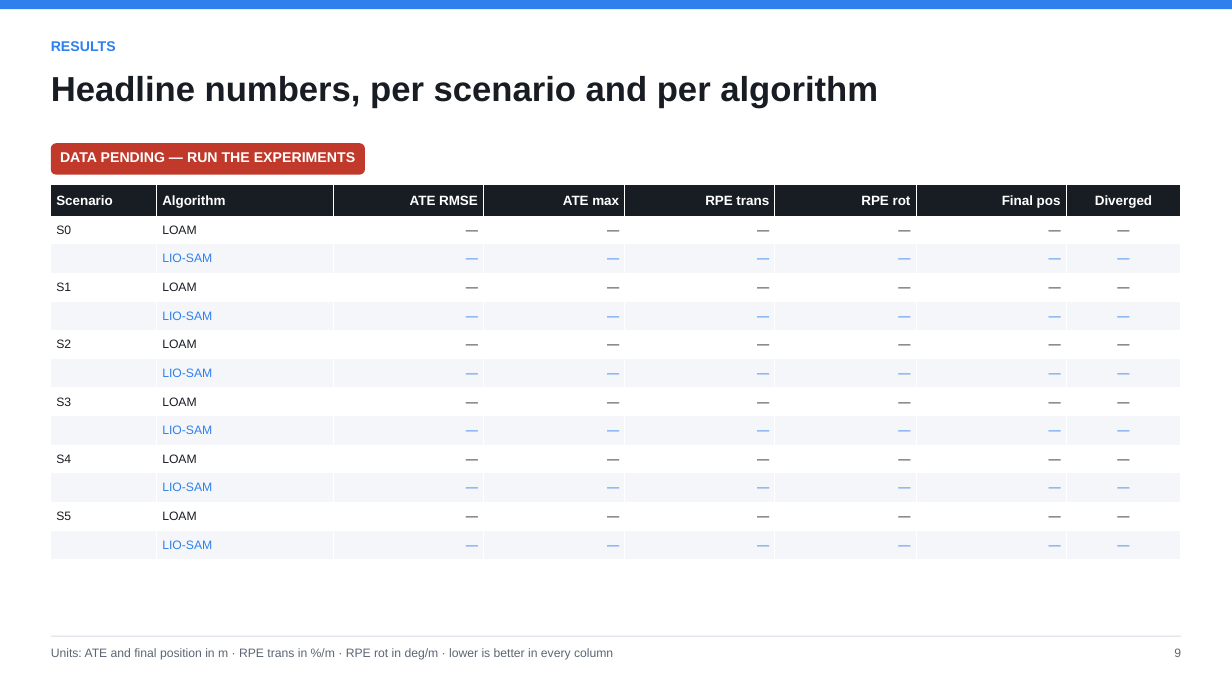
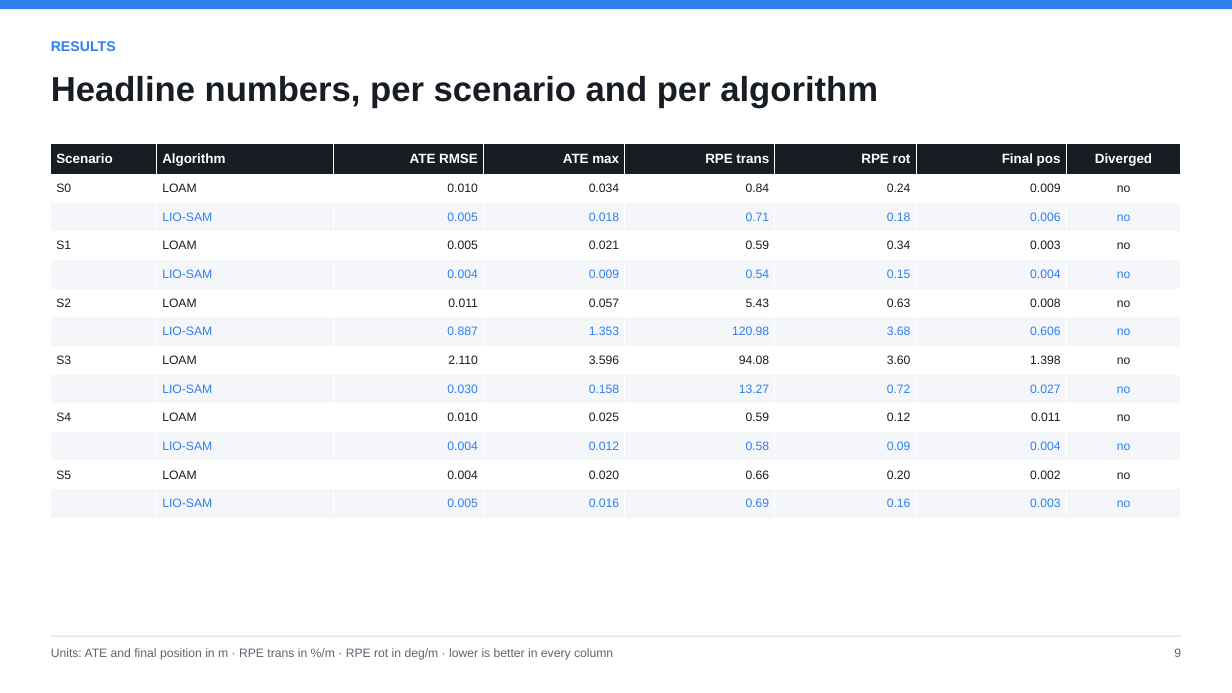
Before and after one commit to broken-pear/AAE4203_LIOSAM_demo, a slide deck: slide 10 of report/LOAM_vs_LIOSAM_comparison.pptx. Drawn at 1232x693 pixels with LibreOffice and Linux fonts; fonts in the diff are those of the drawing. Boxes give left, top, right and bottom in pixels: in the first picture for what was removed or moved away, otherwise in the second. Text is boxed around its words. In the diff, an @@ line names an element or a change of style, - is before the commit and + after.

Commit message:
Put the failure on the summary and closing slides, next to the wins
The six-scenario table now says two opposite things at once: LIO-SAM is better in five scenarios, by 98.6% in the corridor, and it diverges in the sixth (0.887 m against LOAM's 0.011 m at 1.2 m/s). A deck that reports the first three numbers on its opening slide and stops is advertising, not analysis - so both the executive summary and the closing slide now detect a scenario where LIO-SAM is more than ten times worse than the baseline and state it with the numbers, in the same voice as the wins.

Also records the measured table in results/tables/all_runs.csv, which is tracked, so the report's numbers live in the repository rather than only on the machine that produced them. Figures are not in the repository, so the deck renders 'figure pending' until it is rebuilt where results/figures/ exists.

```diff
--- a/report/LOAM_vs_LIOSAM_comparison.pptx
+++ b/report/LOAM_vs_LIOSAM_comparison.pptx
@@ table at <box>51,143,1180,511</box> @@
-row 2: S0 | LOAM | — | — | — | — | — | —
+row 2: S0 | LOAM | 0.010 | 0.034 | 0.84 | 0.24 | 0.009 | no
-row 3:  | LIO-SAM | — | — | — | — | — | —
+row 3:  | LIO-SAM | 0.005 | 0.018 | 0.71 | 0.18 | 0.006 | no
-row 4: S1 | LOAM | — | — | — | — | — | —
+row 4: S1 | LOAM | 0.005 | 0.021 | 0.59 | 0.34 | 0.003 | no
-row 5:  | LIO-SAM | — | — | — | — | — | —
+row 5:  | LIO-SAM | 0.004 | 0.009 | 0.54 | 0.15 | 0.004 | no
-row 6: S2 | LOAM | — | — | — | — | — | —
+row 6: S2 | LOAM | 0.011 | 0.057 | 5.43 | 0.63 | 0.008 | no
-row 7:  | LIO-SAM | — | — | — | — | — | —
+row 7:  | LIO-SAM | 0.887 | 1.353 | 120.98 | 3.68 | 0.606 | no
-row 8: S3 | LOAM | — | — | — | — | — | —
+row 8: S3 | LOAM | 2.110 | 3.596 | 94.08 | 3.60 | 1.398 | no
-row 9:  | LIO-SAM | — | — | — | — | — | —
+row 9:  | LIO-SAM | 0.030 | 0.158 | 13.27 | 0.72 | 0.027 | no
-row 10: S4 | LOAM | — | — | — | — | — | —
+row 10: S4 | LOAM | 0.010 | 0.025 | 0.59 | 0.12 | 0.011 | no
-row 11:  | LIO-SAM | — | — | — | — | — | —
+row 11:  | LIO-SAM | 0.004 | 0.012 | 0.58 | 0.09 | 0.004 | no
-row 12: S5 | LOAM | — | — | — | — | — | —
+row 12: S5 | LOAM | 0.004 | 0.020 | 0.66 | 0.20 | 0.002 | no
-row 13:  | LIO-SAM | — | — | — | — | — | —
+row 13:  | LIO-SAM | 0.005 | 0.016 | 0.69 | 0.16 | 0.003 | no
@@ table: place and size @@
-table at <box>51,185,1180,553</box>
+table at <box>51,143,1180,511</box>
@@ rounded rectangle removed at <box>51,143,365,175</box> @@
@@ text removed at <box>60,152,355,162</box> @@
-DATA PENDING — RUN THE EXPERIMENTS
```
Also in this commit, not shown: 5 other slides changed, 2 other files.
